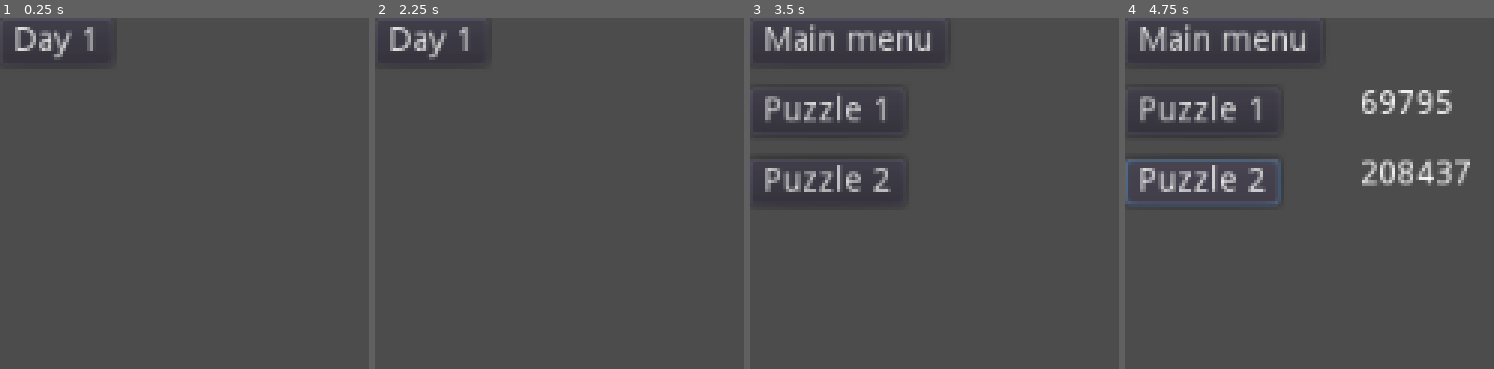
Above: before the commit, frames 1-4 (left to right).
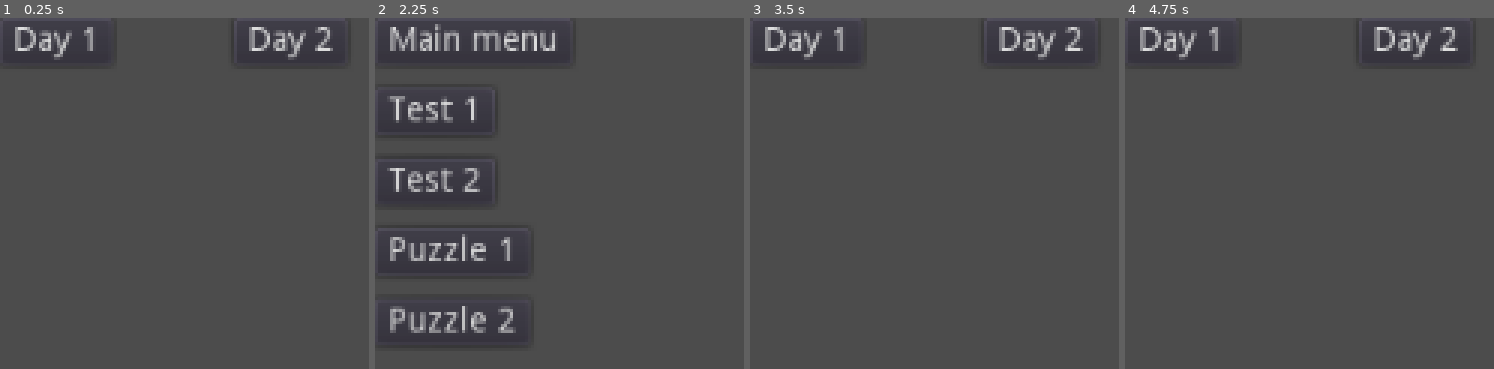
Above: after the commit, the same moments.

Repository: mslinklater/AdventOfCode
Game: Godot game, scene res://scenes/MainMenu.tscn
The game is run twice, just before and just after one commit, with the same random seed, the same clock (stepped at 60 frames per second) and the same inputs.
Inputs (mouse positions are in pixels of both pictures, inside the frame that each line leads up to):
- Up to frame 1 (0.25 s): no input
- Up to frame 2 (2.25 s): click "Day 1" at 0.5 s; click "Main menu" at 1.25 s; click (666, 42) at 2 s, where only the run after the commit has a clickable "Day 2"
- Up to frame 3 (3.5 s): click (849, 42) at 2.75 s, where only the run after the commit has a clickable "Main menu"
- Up to frame 4 (4.75 s): click (1202, 112) at 3.5 s, where only the run before the commit has a clickable "Puzzle 1"; click (1202, 182) at 4.25 s, where only the run before the commit has a clickable "Puzzle 2"

The runs differ from the first frame. In frame 1, 0.7% of the frame differs, in the area x 67-91%, y 2-12%; in frame 2, 5.9%; in frame 3, 4.9%; in frame 4, 7.6%, in the area x 0-94%, y 1-53%.

Commit message:
Started day 2

Diff:
--- a/2022/scenes/Day1.tscn
+++ b/2022/scenes/Day1.tscn
@@ -11,29 +11,55 @@
 text = "Main menu"
 
 [node name="Puzzle1Button" type="Button" parent="."]
-margin_top = 30.0
-margin_right = 12.0
-margin_bottom = 50.0
+margin_top = 60.0
+margin_right = 66.0
+margin_bottom = 80.0
 text = "Puzzle 1"
 
 [node name="Puzzle1AnswerLabel" type="Label" parent="."]
 margin_left = 100.0
-margin_top = 30.0
+margin_top = 60.0
 margin_right = 200.0
-margin_bottom = 50.0
+margin_bottom = 80.0
 
 [node name="Puzzle2Button" type="Button" parent="."]
-margin_top = 60.0
+margin_top = 120.0
 margin_right = 66.0
 margin_bottom = 80.0
 text = "Puzzle 2"
 
 [node name="Puzzle2AnswerLabel" type="Label" parent="."]
 margin_left = 100.0
-margin_top = 60.0
+margin_top = 120.0
 margin_right = 200.0
-margin_bottom = 80.0
+margin_bottom = 140.0
+
+[node name="Test1" type="Button" parent="."]
+margin_top = 30.0
+margin_right = 12.0
+margin_bottom = 50.0
+text = "Test 1"
+
+[node name="Test1Result" type="Label" parent="."]
+margin_left = 100.0
+margin_top = 30.0
+margin_right = 200.0
+margin_bottom = 50.0
+
+[node name="Test2" type="Button" parent="."]
+margin_top = 90.0
+margin_right = 51.0
+margin_bottom = 110.0
+text = "Test 2"
+
+[node name="Test2Result" type="Label" parent="."]
+margin_left = 100.0
+margin_top = 90.0
+margin_right = 200.0
+margin_bottom = 110.0
 
 [connection signal="pressed" from="MainMenuButton" to="." method="_on_Mainmenu_Button_pressed"]
 [connection signal="pressed" from="Puzzle1Button" to="." method="_on_Puzzle1Button_pressed"]
 [connection signal="pressed" from="Puzzle2Button" to="." method="_on_Puzzle2Button_pressed"]
+[connection signal="pressed" from="Test1" to="." method="_on_Test1_pressed"]
+[connection signal="pressed" from="Test2" to="." method="_on_Test2_pressed"]
--- /dev/null
+++ b/2022/scenes/Day2.tscn
@@ -0,0 +1,61 @@
+[gd_scene load_steps=2 format=2]
+
+[ext_resource path="res://scripts/Day2Controller.gd" type="Script" id=1]
+
+[node name="Day2Root" type="Node2D"]
+script = ExtResource( 1 )
+
+[node name="MainMenuButton" type="Button" parent="."]
+margin_right = 12.0
+margin_bottom = 20.0
+text = "Main menu"
+
+[node name="Test1Button" type="Button" parent="."]
+margin_top = 30.0
+margin_right = 12.0
+margin_bottom = 50.0
+text = "Test 1"
+
+[node name="Test2Button" type="Button" parent="."]
+margin_top = 60.0
+margin_right = 51.0
+margin_bottom = 80.0
+text = "Test 2"
+
+[node name="Puzzle1Button" type="Button" parent="."]
+margin_top = 90.0
+margin_right = 51.0
+margin_bottom = 110.0
+text = "Puzzle 1"
+
+[node name="Puzzle2Button" type="Button" parent="."]
+margin_top = 120.0
+margin_right = 66.0
+margin_bottom = 140.0
+text = "Puzzle 2"
+
+[node name="Test1ResultLabel" type="Label" parent="."]
+margin_left = 100.0
+margin_top = 30.0
+margin_right = 200.0
+margin_bottom = 44.0
+
+[node name="Test2ResultLabel" type="Label" parent="."]
+margin_left = 100.0
+margin_top = 60.0
+margin_right = 200.0
+margin_bottom = 74.0
+
+[node name="Puzzle1ResultLabel" type="Label" parent="."]
+margin_left = 100.0
+margin_top = 90.0
+margin_right = 200.0
+margin_bottom = 104.0
+
+[node name="Puzzle2ResultLabel" type="Label" parent="."]
+margin_left = 100.0
+margin_top = 120.0
+margin_right = 200.0
+margin_bottom = 134.0
+
+[connection signal="pressed" from="MainMenuButton" to="." method="_on_MainMenuButton_pressed"]
--- a/2022/scenes/MainMenu.tscn
+++ b/2022/scenes/MainMenu.tscn
@@ -5,9 +5,16 @@
 [node name="MainMenuRoot" type="Node2D"]
 script = ExtResource( 1 )
 
-[node name="Button" type="Button" parent="."]
+[node name="Day1Button" type="Button" parent="."]
 margin_right = 12.0
 margin_bottom = 20.0
 text = "Day 1"
 
-[connection signal="pressed" from="Button" to="." method="_on_Day1_Button_pressed"]
+[node name="Day2Button" type="Button" parent="."]
+margin_left = 100.0
+margin_right = 148.0
+margin_bottom = 20.0
+text = "Day 2"
+
+[connection signal="pressed" from="Day1Button" to="." method="_on_Day1_Button_pressed"]
+[connection signal="pressed" from="Day2Button" to="." method="_on_Day2Button_pressed"]
--- a/2022/scripts/Day1Controller.gd
+++ b/2022/scripts/Day1Controller.gd
@@ -3,42 +3,67 @@
 # Answer 1 = 69795
 # Answer 1 = 208437
 
-onready var file = 'res://input/day1.txt'
 onready var puzzle1AnswerLabel: Label = get_node("Puzzle1AnswerLabel")
 onready var puzzle2AnswerLabel: Label = get_node("Puzzle2AnswerLabel")
+onready var test1ResultLabel: Label = get_node("Test1Result")
+onready var test2ResultLabel: Label = get_node("Test2Result")
 
+var test1Answer = 24000
+var test2Answer = 45000
+
+var testTotals = []
 var totals = []
 
 # Called when the node enters the scene tree for the first time.
 func _ready():
-	parse_file()
+	parse_file('res://input/day1test.txt', testTotals)
+	parse_file('res://input/day1.txt', totals)
 
-func parse_file():
+func parse_file(filename, dest: Array):
 	var f = File.new()
-	f.open(file, File.READ)
+	f.open(filename, File.READ)
 	var thisTotal = 0
 	while not f.eof_reached(): # iterate through all lines until the end of file is reached
 		var line = f.get_line()
 		if line.length() > 0:
 			thisTotal += int(line)
 		else:
-			totals.append(thisTotal)
+			dest.append(thisTotal)
 			thisTotal = 0
 	f.close()
+
+func doPart1(data: Array) -> int:
+	var largest: int = 0
+	for val in data:
+		if val > largest:
+			largest = val
+	return largest
+
+func doPart2(data: Array) -> int:
+	var sortedTotals = data
+	sortedTotals.sort()
+	var topThreeTotal = sortedTotals[sortedTotals.size()-1] + sortedTotals[sortedTotals.size()-2] + sortedTotals[sortedTotals.size()-3]
+	return topThreeTotal
+
+# Button handlers
 
 func _on_Mainmenu_Button_pressed():
 	get_tree().change_scene("res://scenes/MainMenu.tscn")
 
-
 func _on_Puzzle1Button_pressed():
-	var largest = 0
-	for val in totals:
-		if val > largest:
-			largest = val
-	puzzle1AnswerLabel.text = str(largest)
+	puzzle1AnswerLabel.text = str(doPart1(totals))
 
 func _on_Puzzle2Button_pressed():
-	var sortedTotals = totals
-	sortedTotals.sort()
-	var topThreeTotal = sortedTotals[sortedTotals.size()-1] + sortedTotals[sortedTotals.size()-2] + sortedTotals[sortedTotals.size()-3]
-	puzzle2AnswerLabel.text = str(topThreeTotal)
+	puzzle2AnswerLabel.text = str(doPart2((totals)))
+
+func _on_Test1_pressed():
+	if doPart1(testTotals) == test1Answer:
+		test1ResultLabel.text = "PASS"
+	else:
+		test1ResultLabel.text = "FAIL"
+
+func _on_Test2_pressed():
+	if doPart2(testTotals) == test2Answer:
+		test2ResultLabel.text = "PASS"
+	else:
+		test2ResultLabel.text = "FAIL"
--- /dev/null
+++ b/2022/scripts/Day2Controller.gd
@@ -0,0 +1,17 @@
+extends Node2D
+
+onready var test1Answer = 15
+
+var testScores = []
+
+# Called when the node enters the scene tree for the first time.
+func _ready():
+	pass # Replace with function body.
+
+func parse_file(filename, data: Array):
+	pass
+
+# UI handlers
+
+func _on_MainMenuButton_pressed():
+	get_tree().change_scene("res://scenes/MainMenu.tscn")
--- a/2022/scripts/MainMenuController.gd
+++ b/2022/scripts/MainMenuController.gd
@@ -10,11 +10,8 @@
 func _ready():
 	pass # Replace with function body.
 
-
-# Called every frame. 'delta' is the elapsed time since the previous frame.
-#func _process(delta):
-#	pass
-
-
 func _on_Day1_Button_pressed():
 	get_tree().change_scene("res://scenes/Day1.tscn")
+
+func _on_Day2Button_pressed():
+	get_tree().change_scene("res://scenes/Day2.tscn")
Not shown, added: 2022/input/day1test.txt
Not shown, added: 2022/input/day2.txt
Not shown, added: 2022/input/day2test.txt
